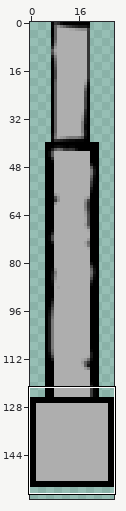
Sprite sheet, stored at media/images/player/cannon2.png. Above, an overview of the earlier version with the close-up marked.
Close-up. First the earlier version:
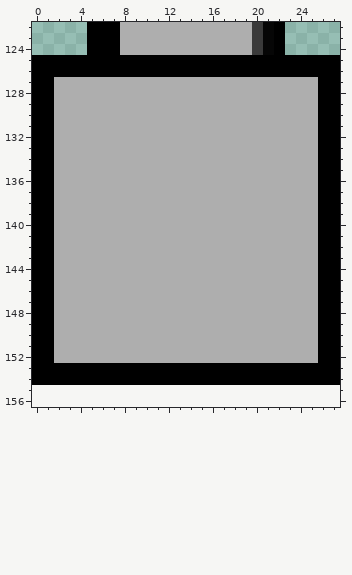
The file is 28x155 pixels. Colours within 5 levels of each other are drawn and written as one. Shown: x 0..27, y 122..156. The old version is drawn lined up with the new one, on the new canvas. The wide view leaves out empty margins.
The result:
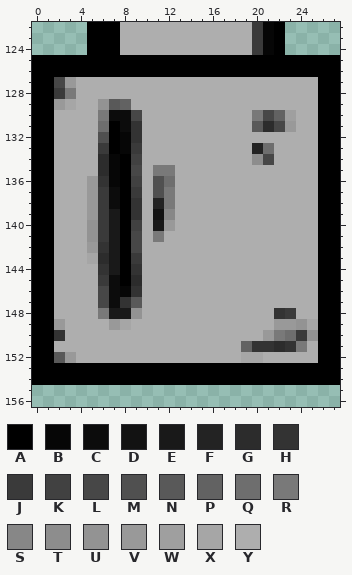
Palette (. is transparent): A #000000  B #060606  C #0c0c0c  D #121212  E #191919  F #232323  G #2c2c2c  H #333333  J #3a3a3a  K #414141  L #474747  M #505050  N #595959  P #626262  Q #6e6e6e  R #797979  S #878787  T #8d8d8d  U #939393  V #999999  W #9f9f9f  X #a6a6a6  Y #aeaeae
Diff:
canvas 28x155 -> 28x265
Changed rows in their new state; - is an unchanged pixel.
first column x 2:
127 LV----------------------
128 JR----------------------
129 VX--UNP-----------------
130 ----RCCL----------RLPW--
131 ----QACH----------NGLV--
132 ----MABH----------------
133 ----JABJ----------FQ----
134 ----GBAK----------TL----
135 ----GBAL-RR-------------
136 ---VHBAK-MQ-------------
137 ---VJCAJ-MR-------------
138 ---VJCAH-FR-------------
139 ---VJEAH-DS-------------
140 ---UJEAK-EV-------------
141 ---UJEAL-R--------------
142 ---VHEAL----------------
143 ---XGEAJ----------------
144 ----HEAH----------------
145 ----JCAG----------------
146 ----LCBH----------------
147 ----LCHN----------------
148 ----REEU------------HJ--
149 V----VX-------------VVUX
150 H------------------VRQJU
151 -----------------PHHGHR-
152 NV---------------XX-----
Changed places in both close-ups, as pixel boxes (x1, y1, x2, y2):
changed: (54, 77, 175, 363)
changed: (252, 110, 296, 165)
changed: (241, 308, 318, 363)
